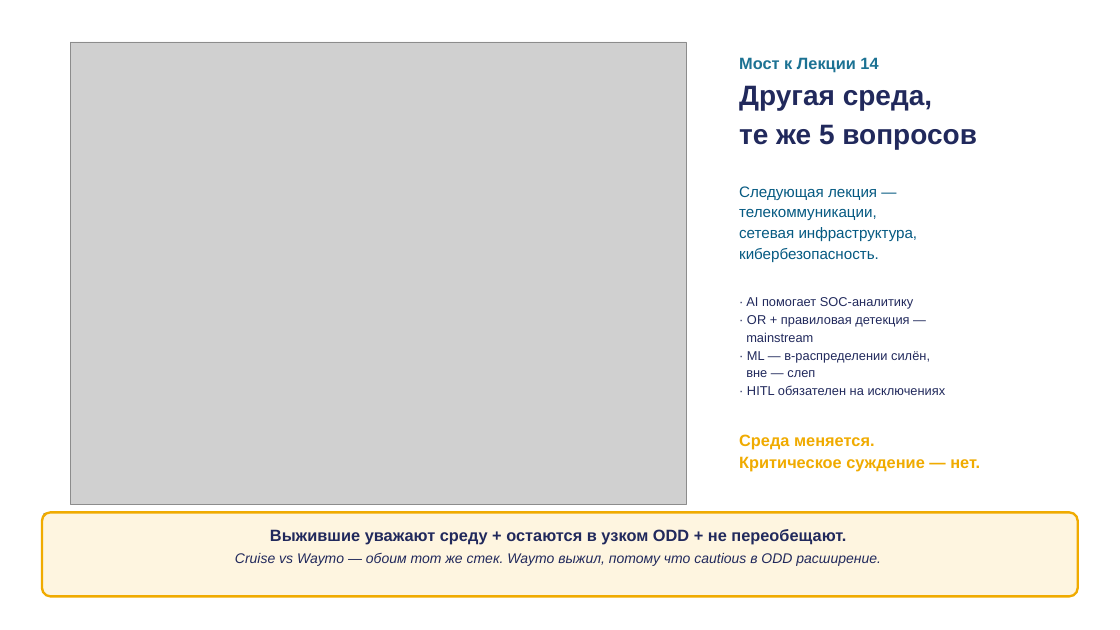
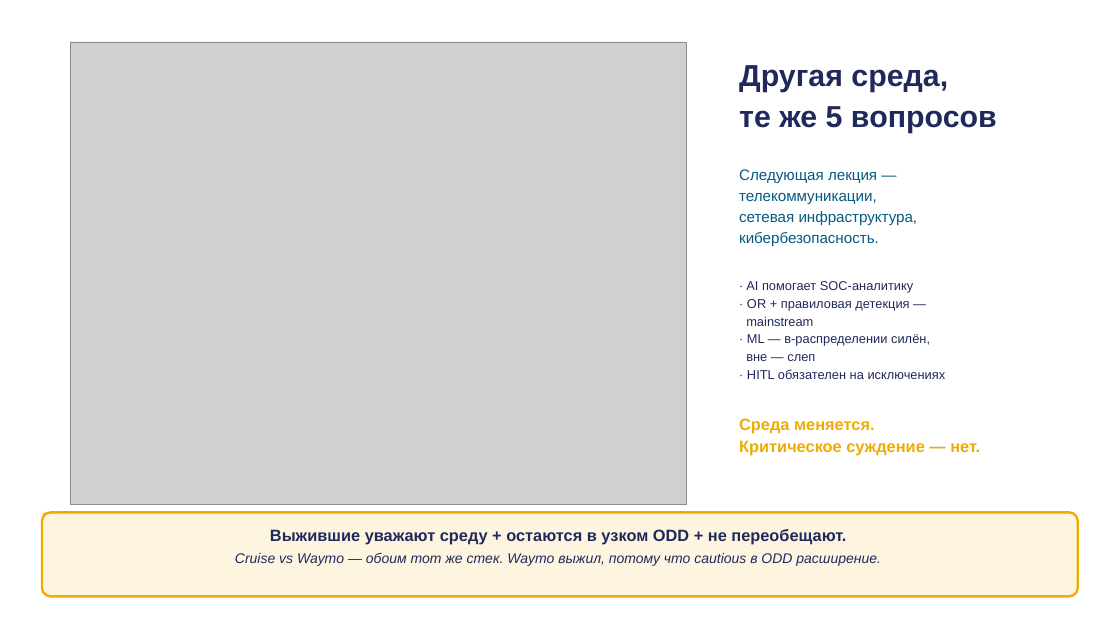
Before and after one commit to tellina-study/AI-usage-lessons, a slide deck: slide 41 of library/lectures/lec-13/rendered/lec-13.pptx. Drawn at 1120x630 pixels with LibreOffice and Linux fonts; fonts in the diff are those of the drawing; grey boxes stand for pictures. Boxes give left, top, right and bottom in pixels: in the first picture for what was removed or moved away, otherwise in the second. Text is boxed around its words. In the diff, an @@ line names an element or a change of style, - is before the commit and + after.

Commit message:
lec-13 Phase 8b P1: remove 'Мост к Лекции 14' framing from s02/s03/s41 #135

```diff
--- a/library/lectures/lec-13/rendered/lec-13.pptx
+++ b/library/lectures/lec-13/rendered/lec-13.pptx
@@ text at [739,57,878,73]: paragraph removed @@
-Мост к Лекции 14
@@ text at [739,65,997,134]: size 24 to 26 pt in "Другая среда,", "те же 5 вопросов" @@
```
Also in this commit, not shown: 1 other slide changed, 4 other files.
